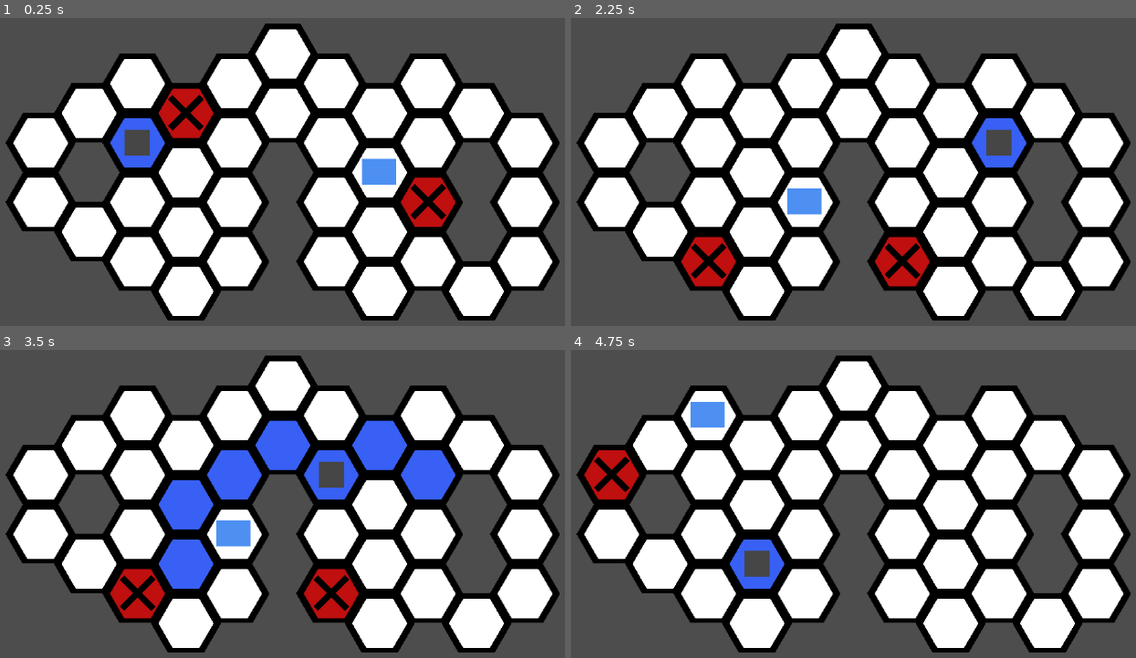
Above: before the commit, frames 1-4 (two rows, left to right).
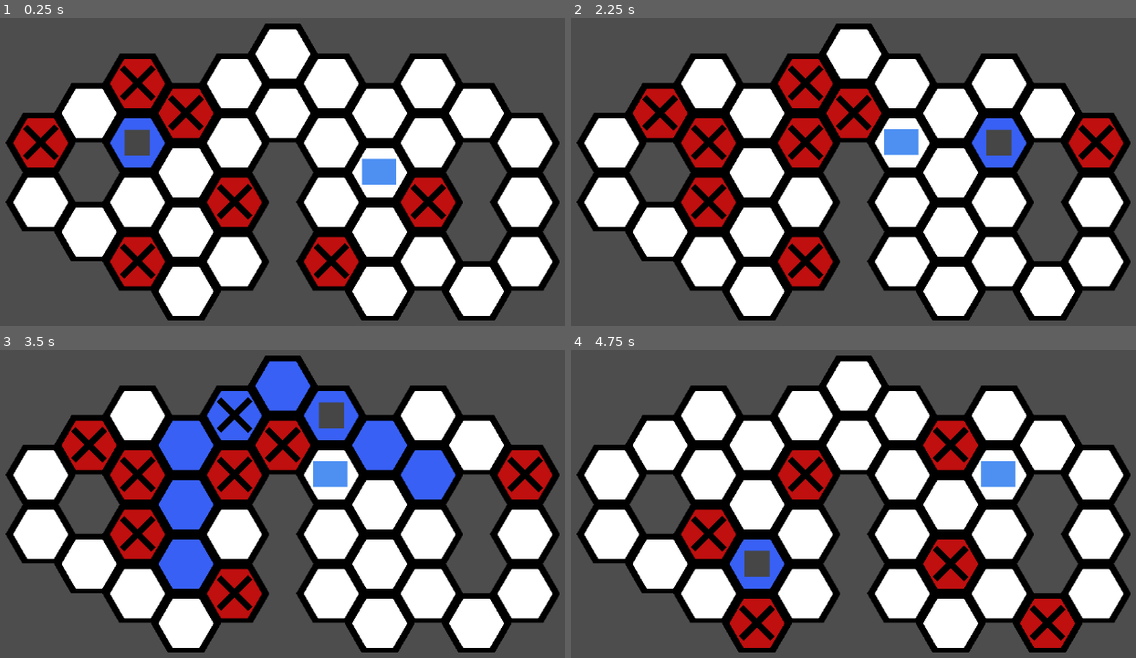
Above: after the commit, the same moments.

Repository: DubiousDuck/hexagon-2d-navigation-godot
Game: Godot game, scene res://node_2d.tscn
Same seed, same stepped clock (60 frames per second), same inputs: the game is played once before the commit and once after it.
Inputs (mouse positions are in pixels of both pictures, inside the frame that each line leads up to):
- Up to frame 1 (0.25 s): no input
- Up to frame 2 (2.25 s): tap Enter at 0.5 s; move the mouse to (983, 122) at 0.52 s; click (983, 122) at 0.67 s; move the mouse to (678, 162) at 1.27 s; click (678, 162) at 1.42 s; move the mouse to (893, 51) at 2.02 s; click (893, 51) at 2.17 s
- Up to frame 3 (3.5 s): tap Space at 2.75 s; move the mouse to (214, 556) at 2.77 s; click (214, 556) at 2.92 s
- Up to frame 4 (4.75 s): move the mouse to (1039, 534) at 3.52 s; click (1039, 534) at 3.67 s; move the mouse to (604, 411) at 4.27 s; click (604, 411) at 4.42 s

The runs differ from the first frame. In frame 1, 6.0% of the frame differs, in the area x 2-64%, y 13-88%; in frame 2, 13%; in frame 3, 17%, in the area x 10-98%, y 3-88%; in frame 4, 9.3%.

Commit message:
updated demo

Diff:
--- a/example-project/node_2d.gd
+++ b/example-project/node_2d.gd
@@ -57,11 +57,15 @@
 func randomize_target_and_obstacles():
 	# set target to a random position
 	var target_location := HexNavi.get_random_tile_pos()
+	while target_location == char.global_position:
+		target_location = HexNavi.get_random_tile_pos()
 	$Target.global_position = HexNavi.cell_to_global(target_location)
 	$Target.visible = true
 	#randomize obstacles
 	for obstacle in $ObstacleFolder.get_children():
 		obstacle.global_position = HexNavi.cell_to_global(HexNavi.get_random_tile_pos())
+		while obstacle.global_position == $Target.global_position or obstacle.global_position == char.global_position:
+			obstacle.global_position = HexNavi.cell_to_global(HexNavi.get_random_tile_pos())
 		obstacle.visible = true
 		var obs_tile := HexNavi.global_to_cell(obstacle.global_position)
 		$TileMapLayer.set_cell_to_variant(1, obs_tile)
--- a/example-project/node_2d.tscn
+++ b/example-project/node_2d.tscn
@@ -120,6 +120,216 @@
 pivot_offset = Vector2(35, 5)
 color = Color(0, 0, 0, 1)
 
+[node name="Obstacle3" type="Node2D" parent="ObstacleFolder"]
+position = Vector2(128, 0)
+
+[node name="ColorRect" type="ColorRect" parent="ObstacleFolder/Obstacle3"]
+anchors_preset = 8
+anchor_left = 0.5
+anchor_top = 0.5
+anchor_right = 0.5
+anchor_bottom = 0.5
+offset_left = -35.0
+offset_top = -5.0
+offset_right = 35.0
+offset_bottom = 5.0
+grow_horizontal = 2
+grow_vertical = 2
+rotation = 0.785398
+pivot_offset = Vector2(35, 5)
+color = Color(0, 0, 0, 1)
+
+[node name="ColorRect2" type="ColorRect" parent="ObstacleFolder/Obstacle3"]
+anchors_preset = 8
+anchor_left = 0.5
+anchor_top = 0.5
+anchor_right = 0.5
+anchor_bottom = 0.5
+offset_left = -35.0
+offset_top = -5.0
+offset_right = 35.0
+offset_bottom = 5.0
+grow_horizontal = 2
+grow_vertical = 2
+rotation = -0.785398
+pivot_offset = Vector2(35, 5)
+color = Color(0, 0, 0, 1)
+
+[node name="Obstacle4" type="Node2D" parent="ObstacleFolder"]
+position = Vector2(128, 0)
+
+[node name="ColorRect" type="ColorRect" parent="ObstacleFolder/Obstacle4"]
+anchors_preset = 8
+anchor_left = 0.5
+anchor_top = 0.5
+anchor_right = 0.5
+anchor_bottom = 0.5
+offset_left = -35.0
+offset_top = -5.0
+offset_right = 35.0
+offset_bottom = 5.0
+grow_horizontal = 2
+grow_vertical = 2
+rotation = 0.785398
+pivot_offset = Vector2(35, 5)
+color = Color(0, 0, 0, 1)
+
+[node name="ColorRect2" type="ColorRect" parent="ObstacleFolder/Obstacle4"]
+anchors_preset = 8
+anchor_left = 0.5
+anchor_top = 0.5
+anchor_right = 0.5
+anchor_bottom = 0.5
+offset_left = -35.0
+offset_top = -5.0
+offset_right = 35.0
+offset_bottom = 5.0
+grow_horizontal = 2
+grow_vertical = 2
+rotation = -0.785398
+pivot_offset = Vector2(35, 5)
+color = Color(0, 0, 0, 1)
+
+[node name="Obstacle5" type="Node2D" parent="ObstacleFolder"]
+position = Vector2(128, 0)
+
+[node name="ColorRect" type="ColorRect" parent="ObstacleFolder/Obstacle5"]
+anchors_preset = 8
+anchor_left = 0.5
+anchor_top = 0.5
+anchor_right = 0.5
+anchor_bottom = 0.5
+offset_left = -35.0
+offset_top = -5.0
+offset_right = 35.0
+offset_bottom = 5.0
+grow_horizontal = 2
+grow_vertical = 2
+rotation = 0.785398
+pivot_offset = Vector2(35, 5)
+color = Color(0, 0, 0, 1)
+
+[node name="ColorRect2" type="ColorRect" parent="ObstacleFolder/Obstacle5"]
+anchors_preset = 8
+anchor_left = 0.5
+anchor_top = 0.5
+anchor_right = 0.5
+anchor_bottom = 0.5
+offset_left = -35.0
+offset_top = -5.0
+offset_right = 35.0
+offset_bottom = 5.0
+grow_horizontal = 2
+grow_vertical = 2
+rotation = -0.785398
+pivot_offset = Vector2(35, 5)
+color = Color(0, 0, 0, 1)
+
+[node name="Obstacle6" type="Node2D" parent="ObstacleFolder"]
+position = Vector2(128, 0)
+
+[node name="ColorRect" type="ColorRect" parent="ObstacleFolder/Obstacle6"]
+anchors_preset = 8
+anchor_left = 0.5
+anchor_top = 0.5
+anchor_right = 0.5
+anchor_bottom = 0.5
+offset_left = -35.0
+offset_top = -5.0
+offset_right = 35.0
+offset_bottom = 5.0
+grow_horizontal = 2
+grow_vertical = 2
+rotation = 0.785398
+pivot_offset = Vector2(35, 5)
+color = Color(0, 0, 0, 1)
+
+[node name="ColorRect2" type="ColorRect" parent="ObstacleFolder/Obstacle6"]
+anchors_preset = 8
+anchor_left = 0.5
+anchor_top = 0.5
+anchor_right = 0.5
+anchor_bottom = 0.5
+offset_left = -35.0
+offset_top = -5.0
+offset_right = 35.0
+offset_bottom = 5.0
+grow_horizontal = 2
+grow_vertical = 2
+rotation = -0.785398
+pivot_offset = Vector2(35, 5)
+color = Color(0, 0, 0, 1)
+
+[node name="Obstacle7" type="Node2D" parent="ObstacleFolder"]
+position = Vector2(128, 0)
+
+[node name="ColorRect" type="ColorRect" parent="ObstacleFolder/Obstacle7"]
+anchors_preset = 8
+anchor_left = 0.5
+anchor_top = 0.5
+anchor_right = 0.5
+anchor_bottom = 0.5
+offset_left = -35.0
+offset_top = -5.0
+offset_right = 35.0
+offset_bottom = 5.0
+grow_horizontal = 2
+grow_vertical = 2
+rotation = 0.785398
+pivot_offset = Vector2(35, 5)
+color = Color(0, 0, 0, 1)
+
+[node name="ColorRect2" type="ColorRect" parent="ObstacleFolder/Obstacle7"]
+anchors_preset = 8
+anchor_left = 0.5
+anchor_top = 0.5
+anchor_right = 0.5
+anchor_bottom = 0.5
+offset_left = -35.0
+offset_top = -5.0
+offset_right = 35.0
+offset_bottom = 5.0
+grow_horizontal = 2
+grow_vertical = 2
+rotation = -0.785398
+pivot_offset = Vector2(35, 5)
+color = Color(0, 0, 0, 1)
+
+[node name="Obstacle8" type="Node2D" parent="ObstacleFolder"]
+position = Vector2(128, 0)
+
+[node name="ColorRect" type="ColorRect" parent="ObstacleFolder/Obstacle8"]
+anchors_preset = 8
+anchor_left = 0.5
+anchor_top = 0.5
+anchor_right = 0.5
+anchor_bottom = 0.5
+offset_left = -35.0
+offset_top = -5.0
+offset_right = 35.0
+offset_bottom = 5.0
+grow_horizontal = 2
+grow_vertical = 2
+rotation = 0.785398
+pivot_offset = Vector2(35, 5)
+color = Color(0, 0, 0, 1)
+
+[node name="ColorRect2" type="ColorRect" parent="ObstacleFolder/Obstacle8"]
+anchors_preset = 8
+anchor_left = 0.5
+anchor_top = 0.5
+anchor_right = 0.5
+anchor_bottom = 0.5
+offset_left = -35.0
+offset_top = -5.0
+offset_right = 35.0
+offset_bottom = 5.0
+grow_horizontal = 2
+grow_vertical = 2
+rotation = -0.785398
+pivot_offset = Vector2(35, 5)
+color = Color(0, 0, 0, 1)
+
 [node name="CharacterBody2D" type="CharacterBody2D" parent="."]
 position = Vector2(-176, 0)
 
